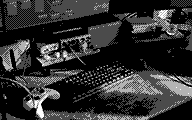
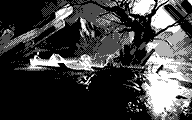
Two versions of the same layered image (192×120). Layer-by-layer changes:
added layer "0081" in group "Group 1" over (x1=0, y1=0, x2=192, y2=120)
added layer "0080" in group "Group 1" over (x1=0, y1=0, x2=192, y2=120)
added layer "0079" in group "Group 1" over (x1=0, y1=0, x2=192, y2=120)
added layer "0078" in group "Group 1" over (x1=0, y1=0, x2=192, y2=120)
